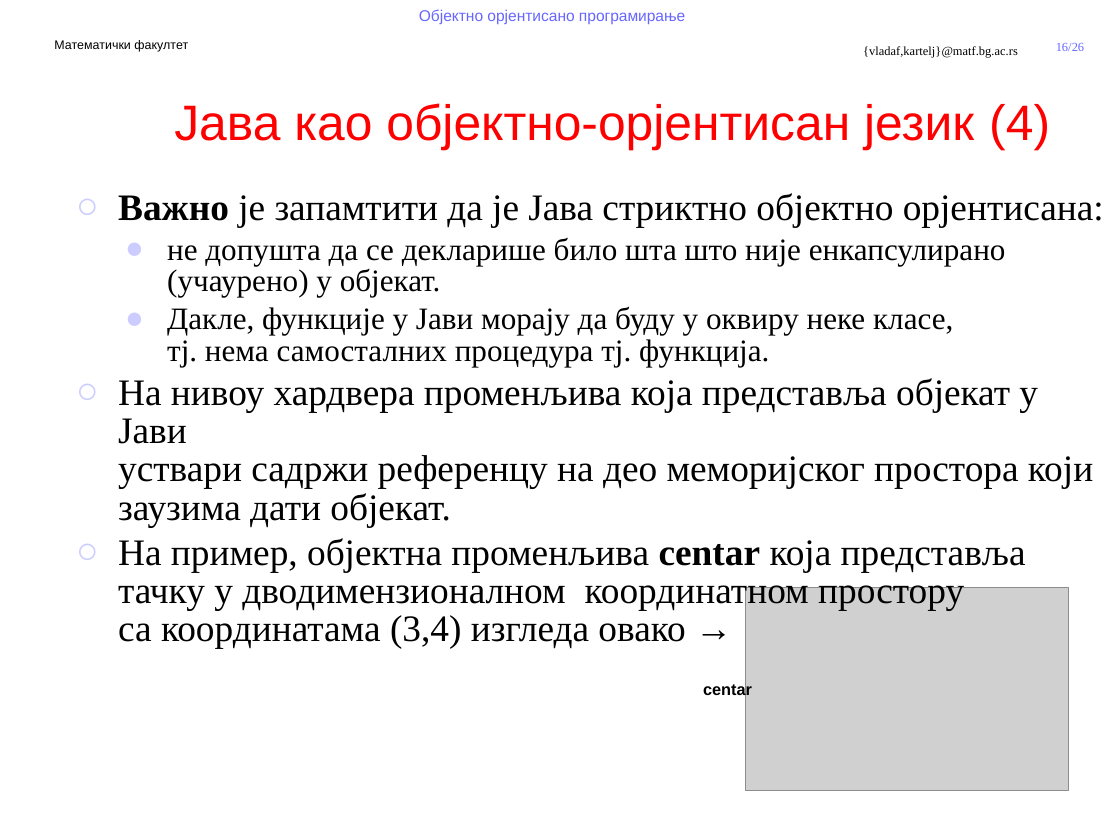
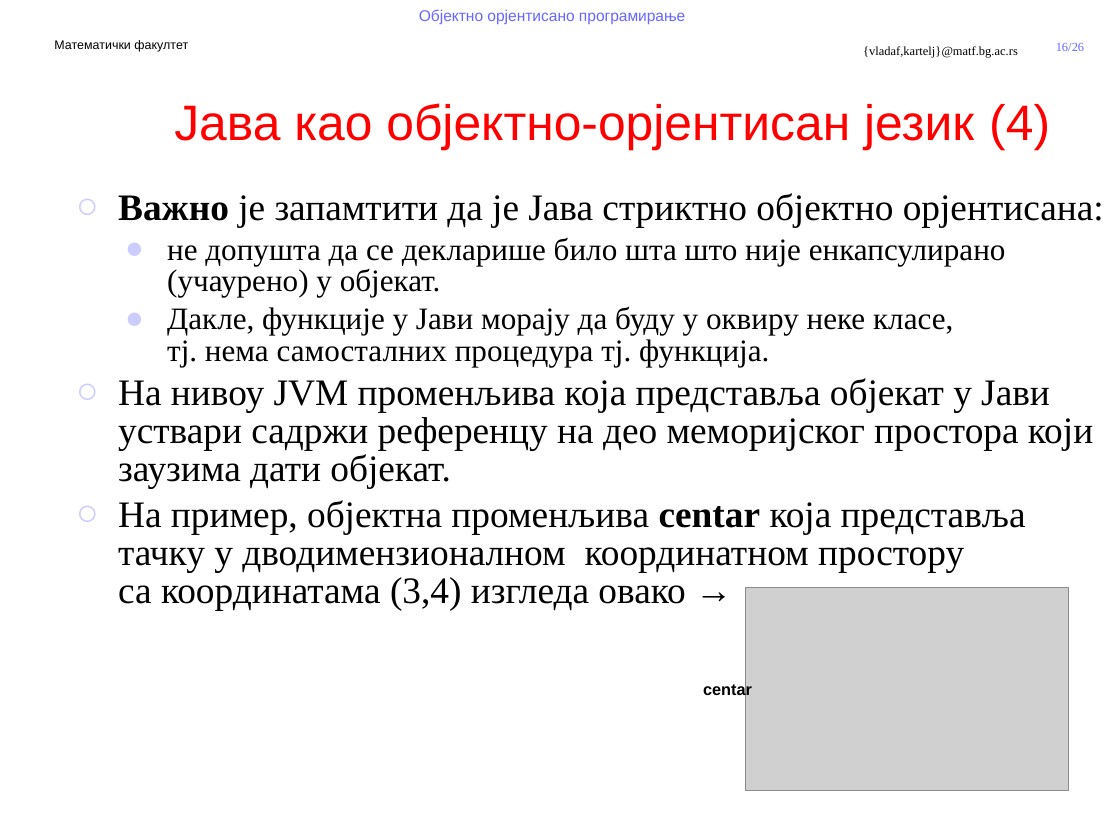
Before and after one commit to MatfOOP-I/info, a slide deck: slide 16 of predavanja/prezentacije/OOP03-Objektno orjentisana paradigma.pptx. Drawn at 1120x840 pixels with LibreOffice and Linux fonts; fonts in the diff are those of the drawing; grey boxes stand for pictures; background and template pictures are left out. Boxes give left, top, right and bottom in pixels: in the first picture for what was removed or moved away, otherwise in the second. Text is boxed around its words. In the diff, an @@ line names an element or a change of style, - is before the commit and + after.

```diff
--- a/predavanja/prezentacije/OOP03-Objektno orjentisana paradigma.pptx
+++ b/predavanja/prezentacije/OOP03-Objektno orjentisana paradigma.pptx
@@ text at bbox=[118, 378, 1093, 489]: text changed @@
-  ○ На нивоу хардвера променљива која представља објекат у Јави
-    уствари садржи референцу на део меморијског простора који заузима дати објекат.
+  ○ На нивоу JVM променљива која представља објекат у Јави
+    уствари садржи референцу на део меморијског простора који заузима дати објекат.
```
Also in this commit, not shown: 5 other files.
